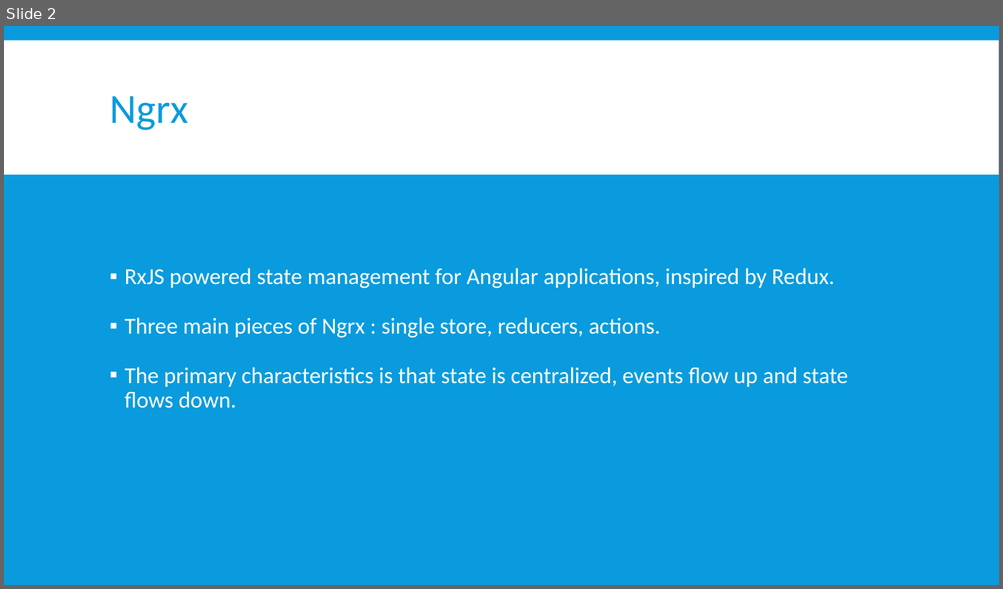
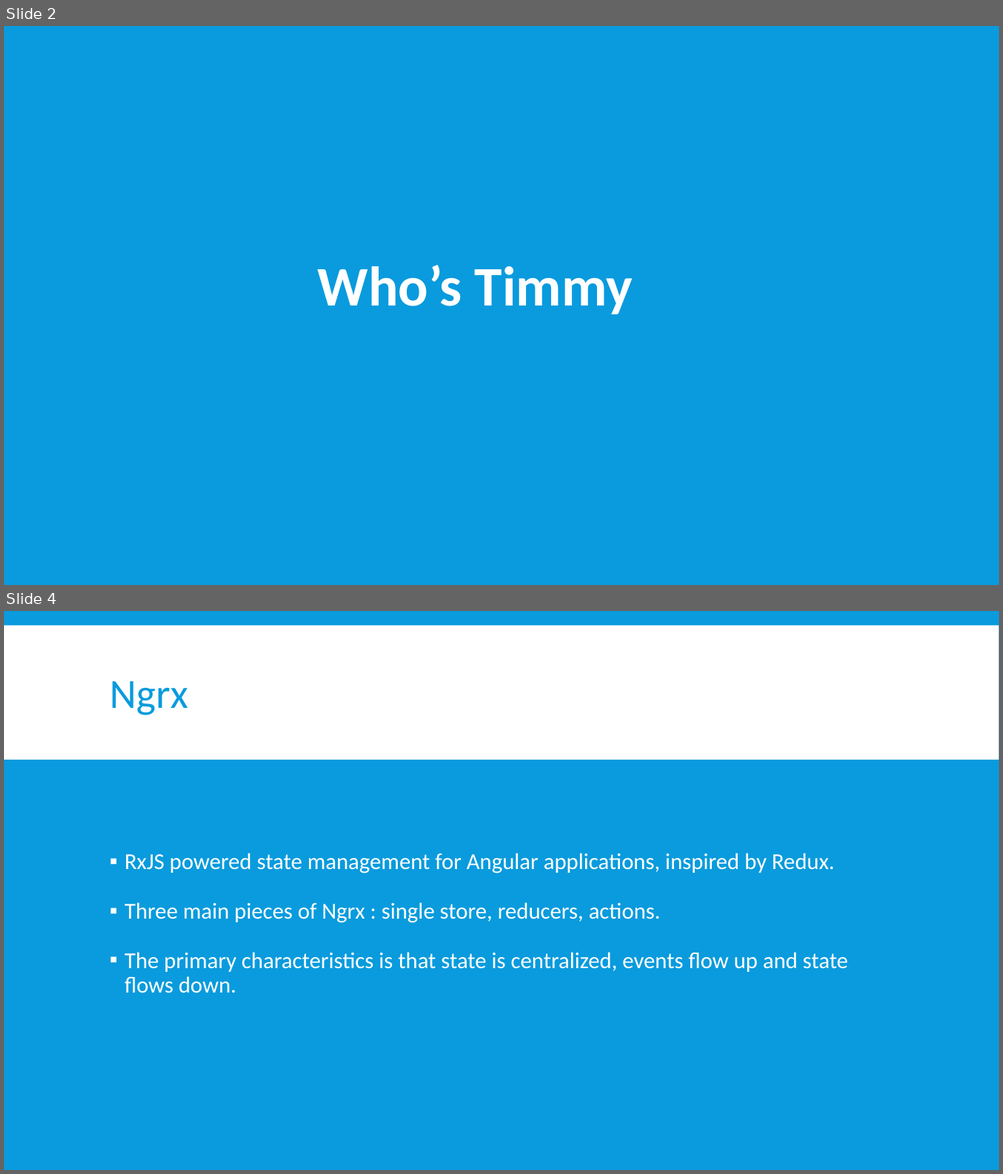
Before and after one commit to timmyktom/angular_ngrx_example, a slide deck: example-angular2-ngrx/Introduction to Ngrx.pptx. Shown one above the other, each under a label of ours: slide 2 before the commit, slides 2 and 4 after it; the slides between them are not shown. The pictures are 1003x589 and 1003x1174 pixels, drawn with LibreOffice and Linux fonts; fonts in the diff are those of the drawing. Boxes give left, top, right and bottom in pixels: in the first picture for what was removed or moved away, otherwise in the second. Text is boxed around its words. In the diff, an @@ line names an element or a change of style, - is before the commit and + after.

```diff
--- a/example-angular2-ngrx/Introduction to Ngrx.pptx
+++ b/example-angular2-ngrx/Introduction to Ngrx.pptx
@@ slide 2 added at box(4, 26, 999, 585), background #099BDD @@
@@ text added at box(318, 265, 632, 315), 54 pt, text #FFFFFF, bold @@
+Who’s Timmy
@@ what was slide 2 is now slide 4 @@
```
Also in this commit, not shown: 3 slides changed, 1 other slide added.
